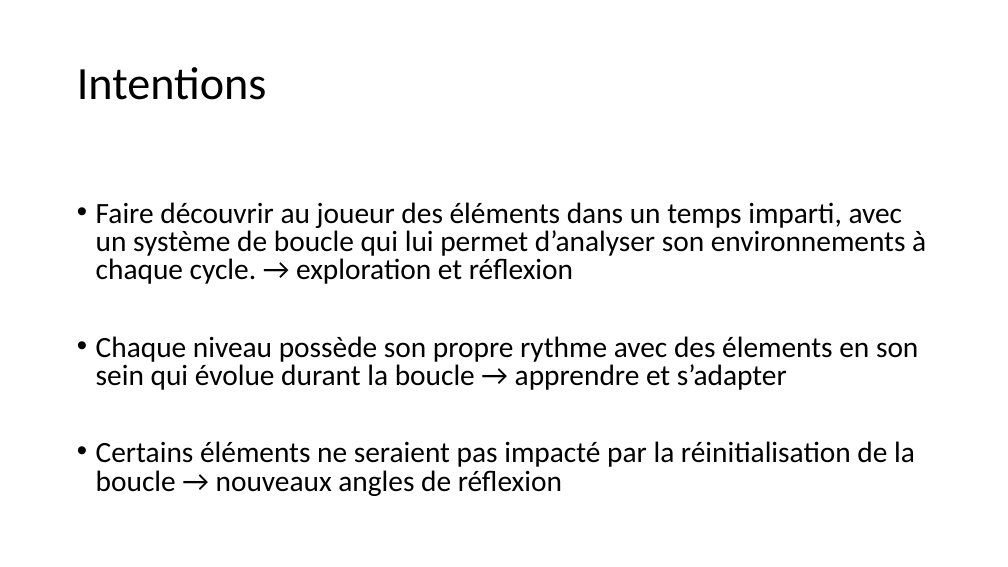
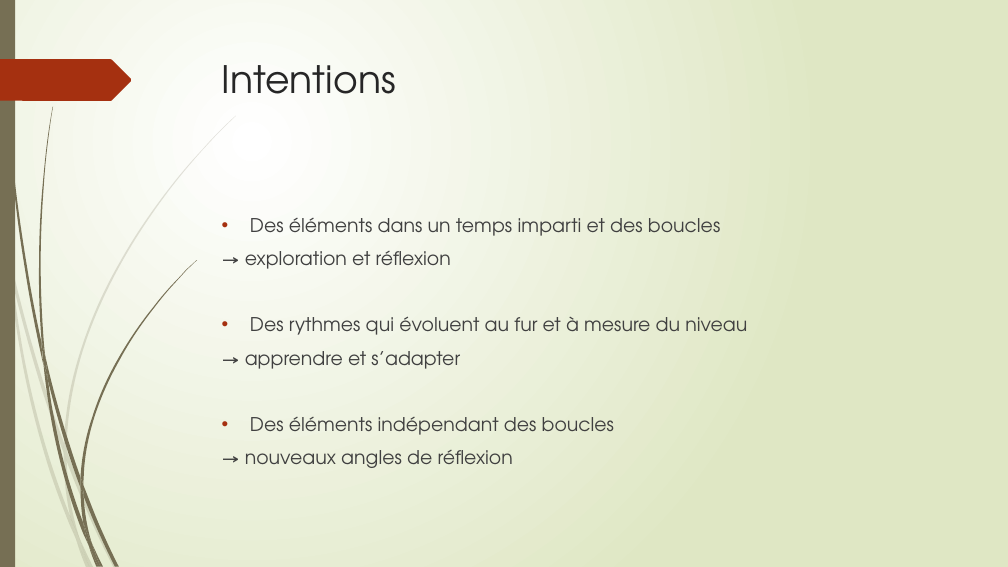
Before and after one commit to Quentingautier2B/Phainiks, a slide deck: slide 4 of Documents/Prez/Phainiks.pptx. Drawn at 1008x567 pixels with LibreOffice and Linux fonts; fonts in the diff are those of the drawing. Boxes give left, top, right and bottom in pixels: in the first picture for what was removed or moved away, otherwise in the second. Text is boxed around its words. In the diff, an @@ line names an element or a change of style, - is before the commit and + after.

```diff
--- a/Documents/Prez/Phainiks.pptx
+++ b/Documents/Prez/Phainiks.pptx
@@ background #FFFFFF to gradient #FFFFFF to #DFE8C4 @@
@@ rectangle added at [0,0,15,567], fill #766F54 @@
@@ freeform shape added at [0,59,132,101], fill #A53010 @@
@@ title "Intentions": place and size @@
-title "Intentions" at [77,67,267,100]
+title "Intentions" at [222,65,396,94]
@@ title "Intentions" at [222,65,396,94]: size 44 to 36 pt, font Calibri to TeX Gyre Adventor, text colour #000000 to #262626; line spacing 0.9 to 1; vertical alignment middle to top @@
@@ text at [245,218,747,468]: text changed; size 28 to 18 pt; font Calibri to TeX Gyre Adventor; text colour #000000 to #404040 @@
-• Faire découvrir au joueur des éléments dans un temps imparti, avec un système de boucle qui lui permet d’analyser son environnements à chaque cycle. → exploration et réflexion
-• Chaque niveau possède son propre rythme avec des élements en son sein qui évolue durant la boucle → apprendre et s’adapter
-• Certains éléments ne seraient pas impacté par la réinitialisation de la boucle → nouveaux angles de réflexion
+• Des éléments dans un temps imparti et des boucles
+→ exploration et réflexion
+• Des rythmes qui évoluent au fur et à mesure du niveau
+→ apprendre et s’adapter
+• Des éléments indépendant des boucles
+→ nouveaux angles de réflexion
@@ group added at [0,116,236,567]: 10 freeform shapes @@
@@ group added at [2,0,197,567]: 12 freeform shapes @@
```
Also in this commit, not shown: 7 other slides changed, 1 slide added, 2 slides removed, 3 other files.
